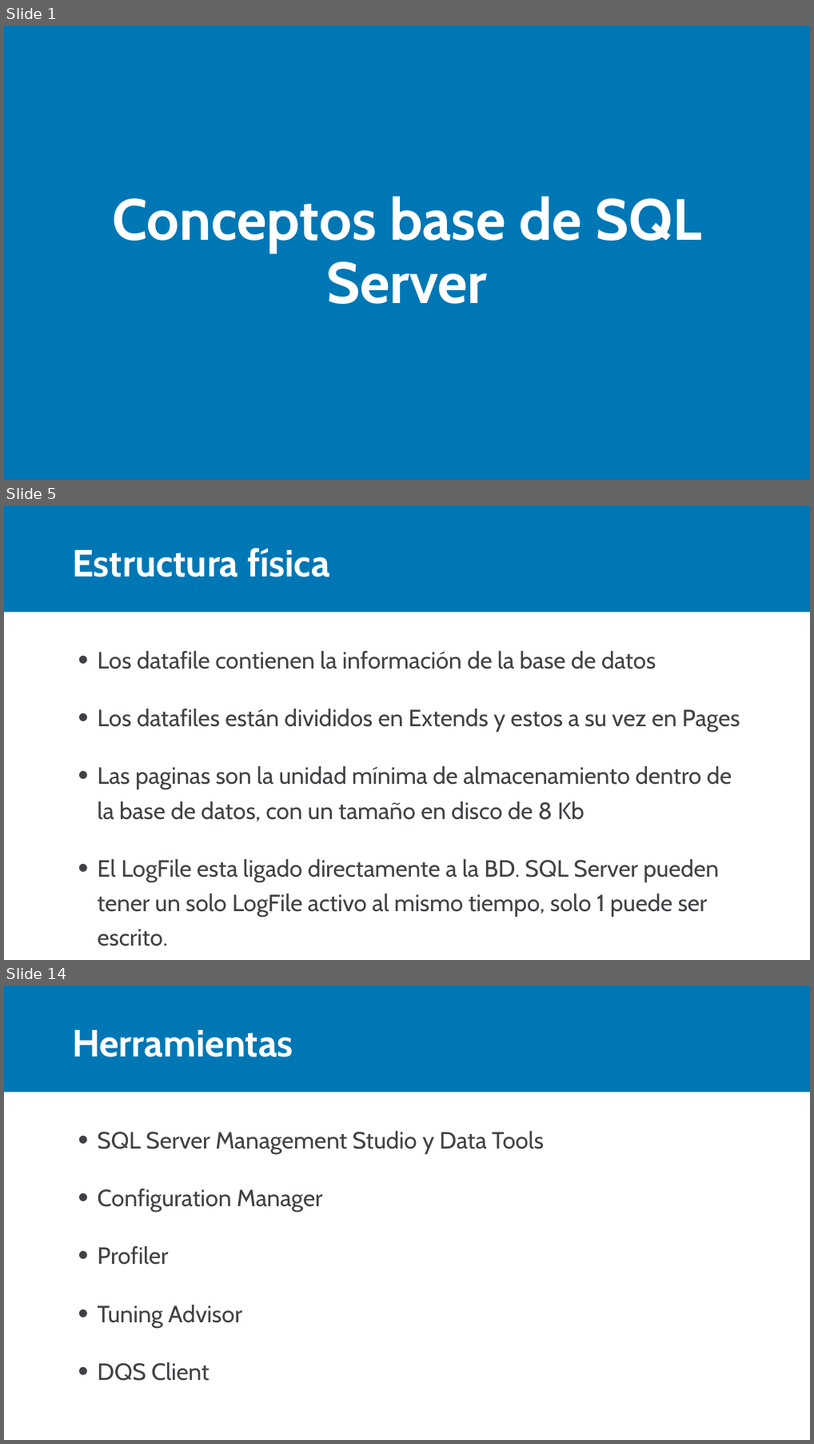
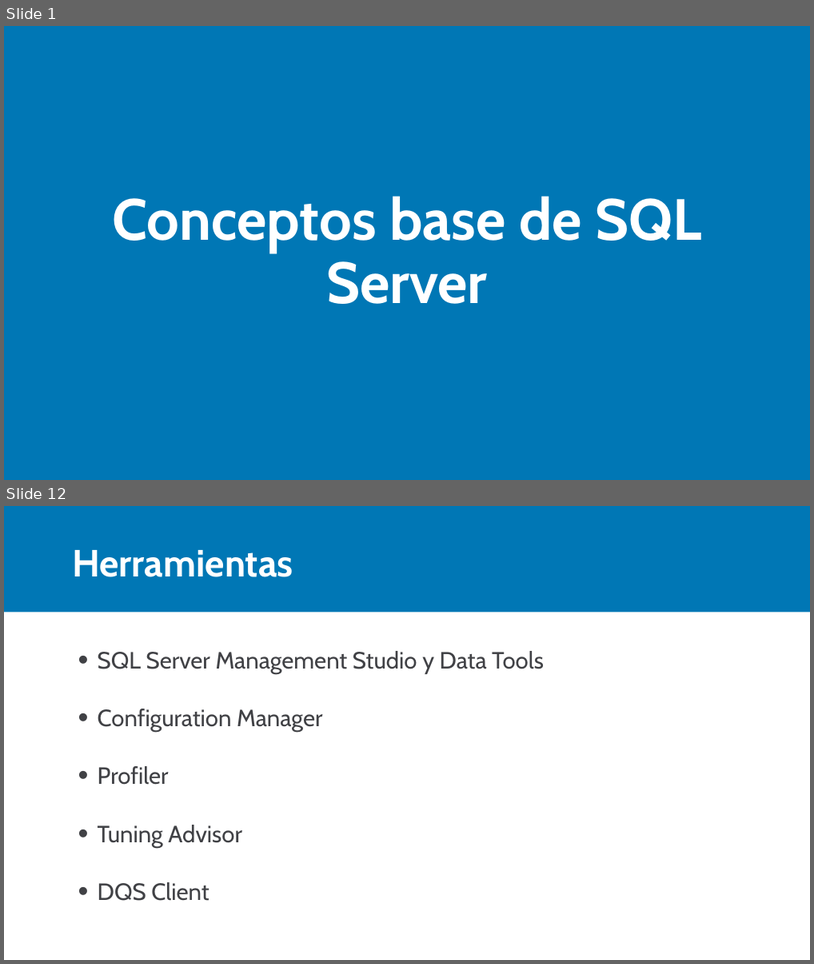
Before and after one commit to Camilo193/SQL, a slide deck: 01_Uso de objetos Nativos/01_Conociendo a SQL Server/Conceptos base.pptx. Shown one above the other, each under a label of ours: slides 1, 5 and 14 before the commit, slides 1 and 12 after it; the slides between them are not shown. The pictures are 814x1444 and 814x964 pixels, drawn with LibreOffice and Linux fonts; fonts in the diff are those of the drawing. Boxes give left, top, right and bottom in pixels: in the first picture for what was removed or moved away, otherwise in the second. Text is boxed around its words. In the diff, an @@ line names an element or a change of style, - is before the commit and + after.

```diff
--- a/01_Uso de objetos Nativos/01_Conociendo a SQL Server/Conceptos base.pptx
+++ b/01_Uso de objetos Nativos/01_Conociendo a SQL Server/Conceptos base.pptx
@@ slide 5 removed at [4, 506, 810, 960], background #FFFFFF; not listed: 1 template element that a slide beside it also shows @@
@@ title removed at [72, 548, 330, 577] @@
-Estructura física
@@ text removed at [98, 651, 740, 916] @@
-• Los datafile contienen la información de la base de datos
-• Los datafiles están divididos en Extends y estos a su vez en Pages
-• Las paginas son la unidad mínima de almacenamiento dentro de la base de datos, con un tamaño en disco de 8 Kb
-• El LogFile esta ligado directamente a la BD. SQL Server pueden tener un solo LogFile activo al mismo tiempo, solo 1 puede ser escrito.
@@ what was slide 14 is now slide 12 @@
```
Also in this commit, not shown: 3 slides changed, 7 slides added, 8 other slides removed.
